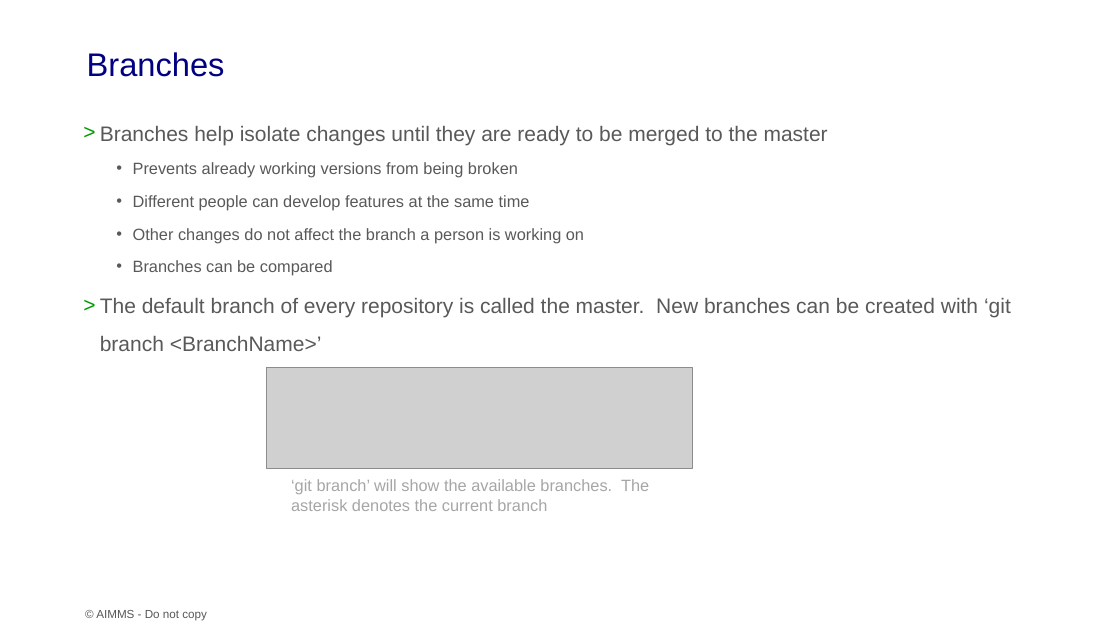
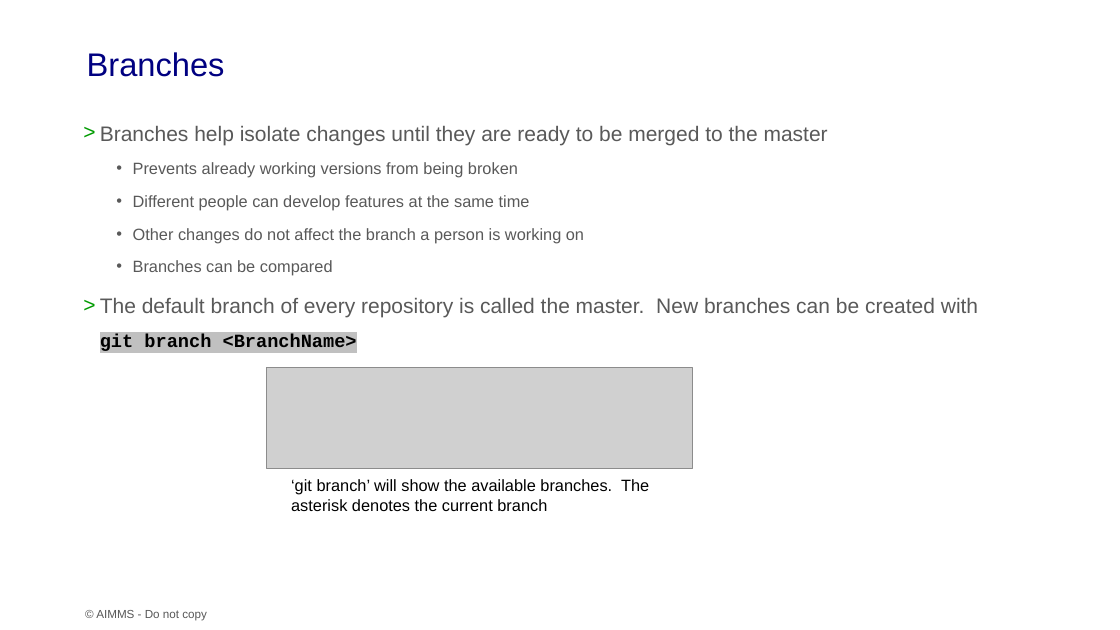
Before and after one commit to khang-bui/GitSlides, a slide deck: slide 12 of Git Basics.pptx. Drawn at 1120x630 pixels with LibreOffice and Linux fonts; fonts in the diff are those of the drawing; grey boxes stand for pictures; background and template pictures are left out. Boxes give left, top, right and bottom in pixels: in the first picture for what was removed or moved away, otherwise in the second. Text is boxed around its words. In the diff, an @@ line names an element or a change of style, - is before the commit and + after.

Commit message:
Formated code text

```diff
--- a/Git Basics.pptx
+++ b/Git Basics.pptx
@@ text at (x1=100, y1=298, x2=978, y2=351): text changed @@
-> The default branch of every repository is called the master. New branches can be created with ‘git branch <BranchName>’
+> The default branch of every repository is called the master. New branches can be created with git branch <BranchName>
@@ text "‘git branch’ will show the ..." at (x1=291, y1=479, x2=649, y2=511): text colour #A6A6A6 to #000000 @@
```
Also in this commit, not shown: 3 other slides changed.
